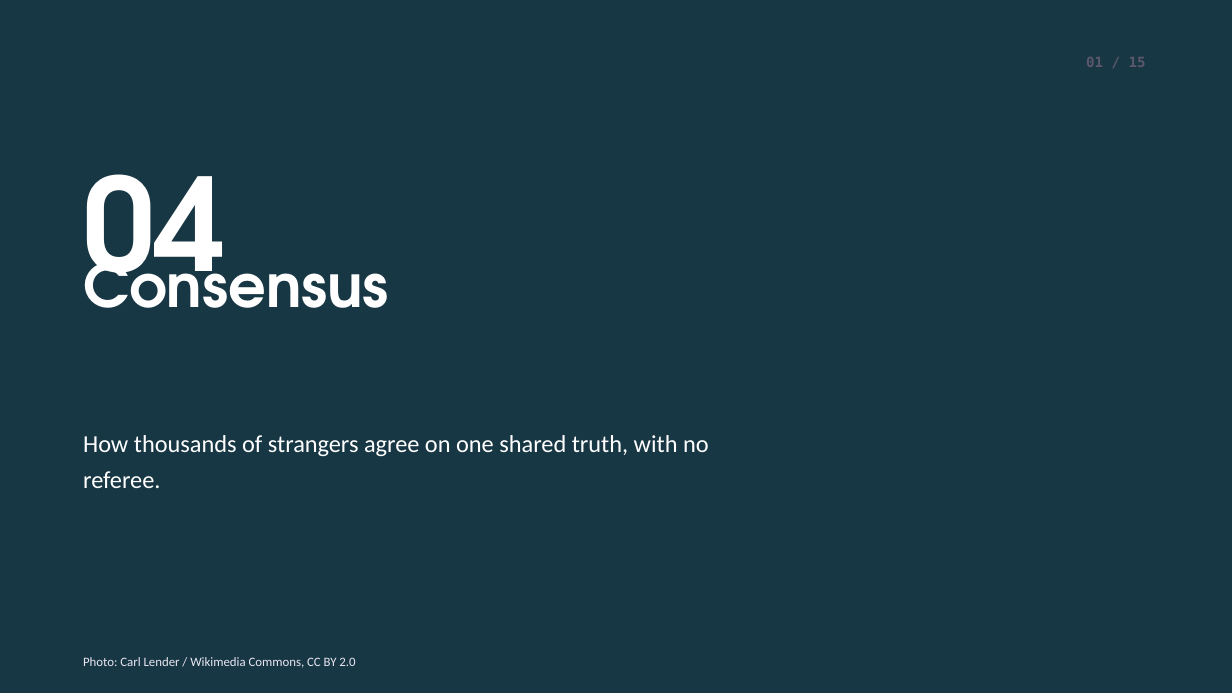
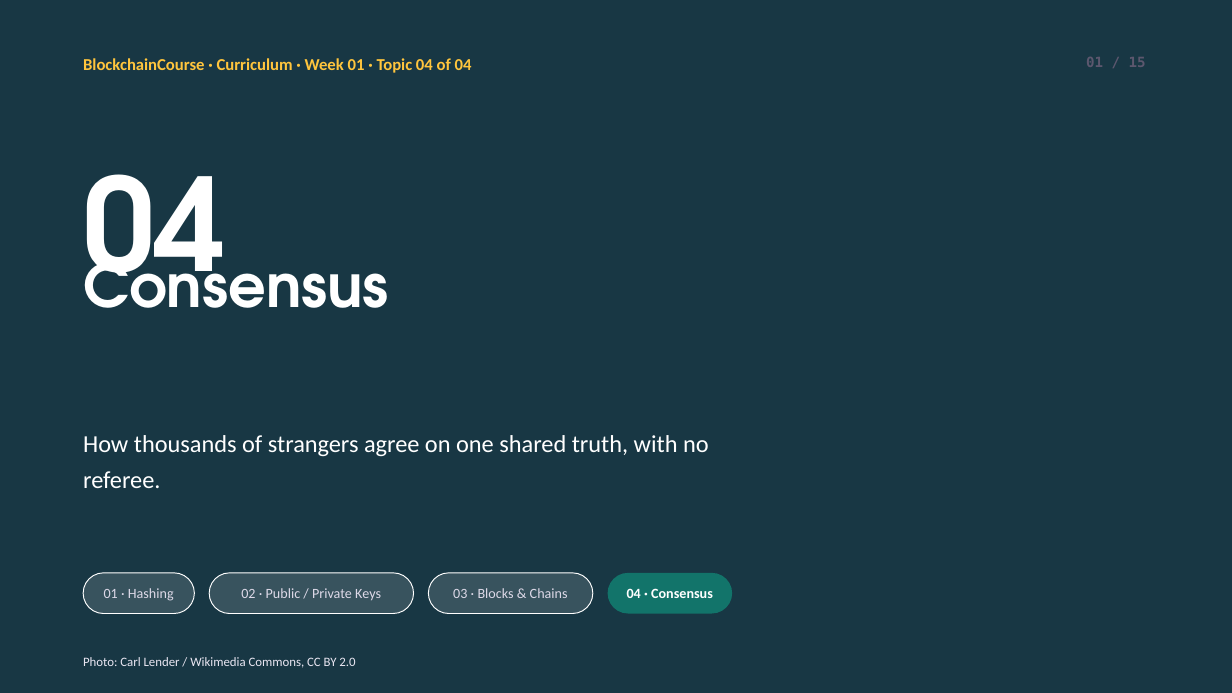
Before and after one commit to jadonamite/BlockchainCourse, a slide deck: slide 1 of curriculum/week-01/week1-topic-04-consensus.pptx. Drawn at 1232x693 pixels with LibreOffice and Linux fonts; fonts in the diff are those of the drawing; background and template pictures are left out; a plain dark background stands for a picture behind light text. Boxes give left, top, right and bottom in pixels: in the first picture for what was removed or moved away, otherwise in the second. Text is boxed around its words. In the diff, an @@ line names an element or a change of style, - is before the commit and + after.

Commit message:
Add course/week framing and a 4-topic nav strip to each deck's opener
Each standalone file's first slide now carries "BlockchainCourse ·
Week 01 · Topic X of 04" context plus a small nav strip showing all
four topics with the current one highlighted, so a deck opened on
its own no longer starts cold with no sense of the larger course.

```diff
--- a/curriculum/week-01/week1-topic-04-consensus.pptx
+++ b/curriculum/week-01/week1-topic-04-consensus.pptx
@@ text added at <box>83,58,472,73</box>, 13 pt, text #FFC53D, bold @@
+BlockchainCourse · Curriculum · Week 01 · Topic 04 of 04
@@ rounded rectangle added at <box>83,573,194,614</box>, fill #FFFFFF at 14% opacity, outline #FFFFFF 0.75 pt, 11 pt, text #DDD9E8 @@
+01 · Hashing
@@ rounded rectangle added at <box>209,573,413,614</box>, fill #FFFFFF at 14% opacity, outline #FFFFFF 0.75 pt, 11 pt, text #DDD9E8 @@
+02 · Public / Private Keys
@@ rounded rectangle added at <box>429,573,593,614</box>, fill #FFFFFF at 14% opacity, outline #FFFFFF 0.75 pt, 11 pt, text #DDD9E8 @@
+03 · Blocks & Chains
@@ rounded rectangle added at <box>608,573,733,614</box>, fill #12746A, 11 pt, text #FFFFFF, bold @@
+04 · Consensus
```
Also in this commit, not shown: 3 other files.
